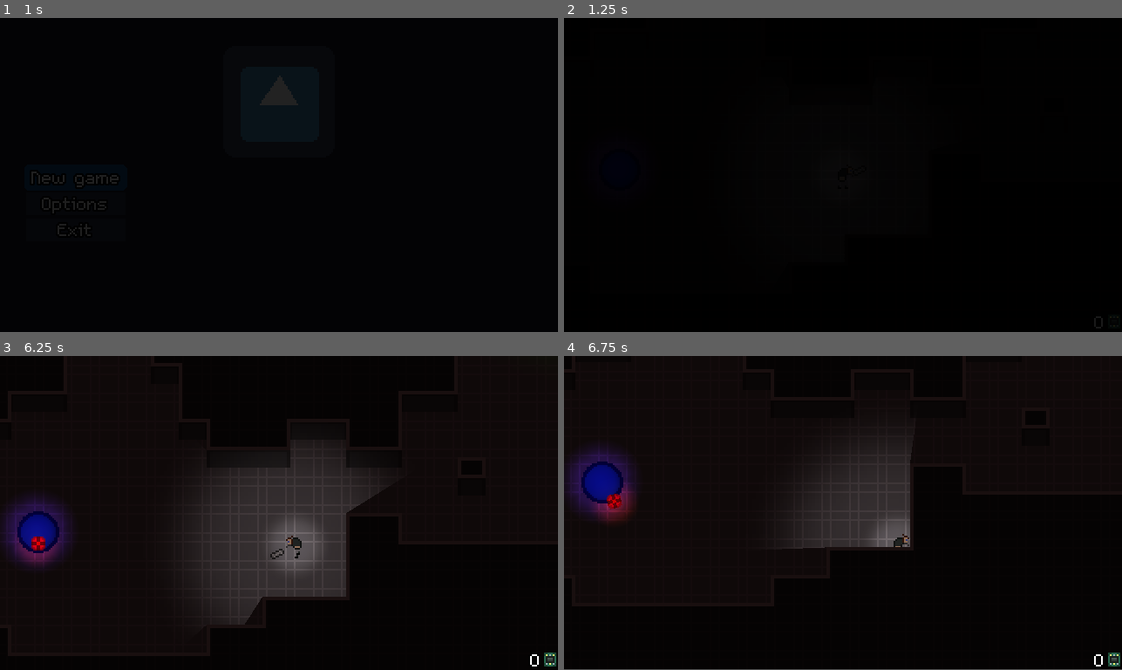
Above: before the commit, frames 1-4 (two rows, left to right).
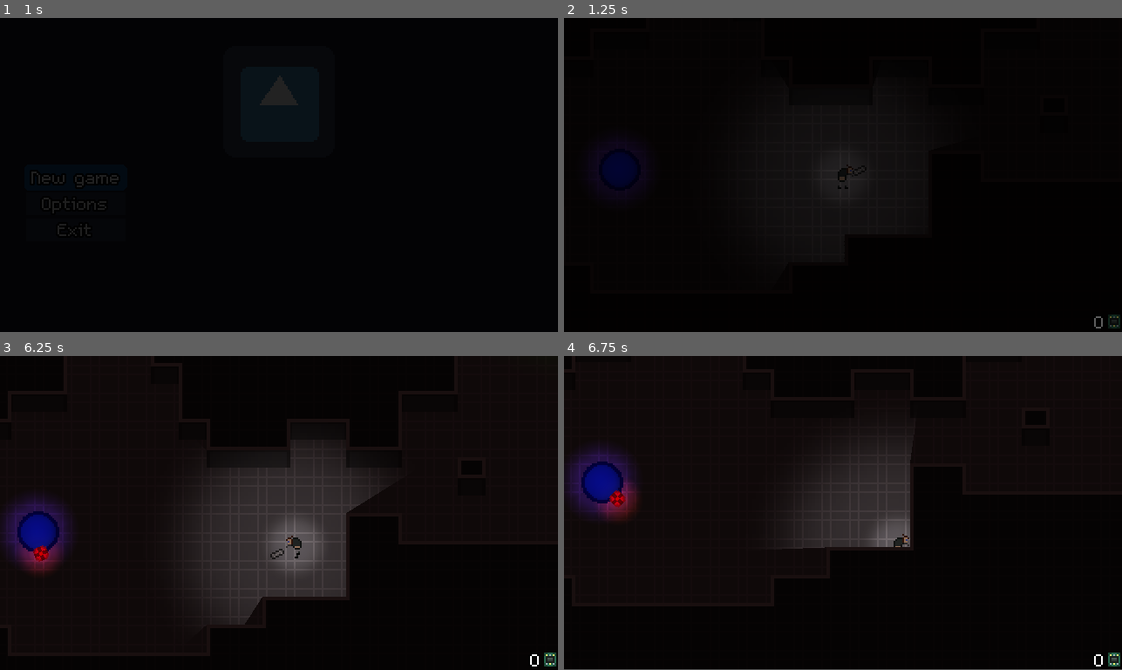
Above: after the commit, the same moments.

Repository: Evanaellio/ludumdare46
Game: Godot game, scene res://Game/Game.tscn
Same seed, same stepped clock (60 frames per second), same inputs: the game is played once before the commit and once after it. The engine's default icon, where the game draws it, is replaced by a stand-in: a white triangle on a blue panel in a dark square. Sound files missing from this copy of the repository are replaced by a short silence.
Inputs:
- Up to frame 1 (1 s): click "New game" at 0.5 s
- Up to frame 2 (1.25 s): no input
- Up to frame 3 (6.25 s): tap Enter at 1.25, 5.75 s; hold D (Right) 1.28-2.03 s; tap Space (Attack) at 1.35, 2.85, 4.35, 5, 5.85 s; hold S (Down) 2.03-2.78 s; tap E (Use) at 2.1, 3.6, 5.1 s; hold D (Right) 2.78-3.53 s; hold W (Up) 3.53-4.28 s; hold A (Left) 4.28-5.78 s; hold S (Down) from 5.78 s (still down)
- Up to frame 4 (6.75 s): release S (Down) at 6.53 s; hold D (Right) from 6.53 s (still down); tap E (Use) at 6.6 s

Frame 1 is identical in both runs. In frame 2, 0.8% of the frame differs, in the area x 6-100%, y 42-99%; in frame 3, 0.4%; in frame 4, 0.2%.
Error in both runs: Trying to assign value of type 'AudioStreamPlayer2D' to a variable of type 'AudioStreamPlayer'. (res://Prefabs/player/Keyboard.gd:7)

Commit message:
Les drones attaquent l'unité centrale

Diff:
--- a/Prefabs/Drone/Drone.gd
+++ b/Prefabs/Drone/Drone.gd
@@ -17,6 +17,7 @@
 var stunned : bool = false
 var dead : bool = false
 var last_update: float = 0
+
 
 var rng = RandomNumberGenerator.new()
 
@@ -72,7 +73,11 @@
 	var ennemi_proche = trouver_ennemi_plus_proche(48)
 	get_node("Line2D").clear_points()
 	if ennemi_proche != null:
-		get_node("Line2D").add_point(get_node(".").to_local(ennemi_proche.get_global_position()))
+		if ennemi_proche.has_method("methodeQuiSertARienOrdiMere"):
+			var vecteurHasard = Vector2(rng.randi_range(-8,8), rng.randi_range(15,23))
+			get_node("Line2D").add_point(get_node(".").to_local(ennemi_proche.get_global_position()+vecteurHasard))
+		else:
+			get_node("Line2D").add_point(get_node(".").to_local(ennemi_proche.get_global_position()))
 		get_node("Line2D").add_point(Vector2(0, 0))
 		ennemi_proche.get_node("HealthBar").damage(1)
 
